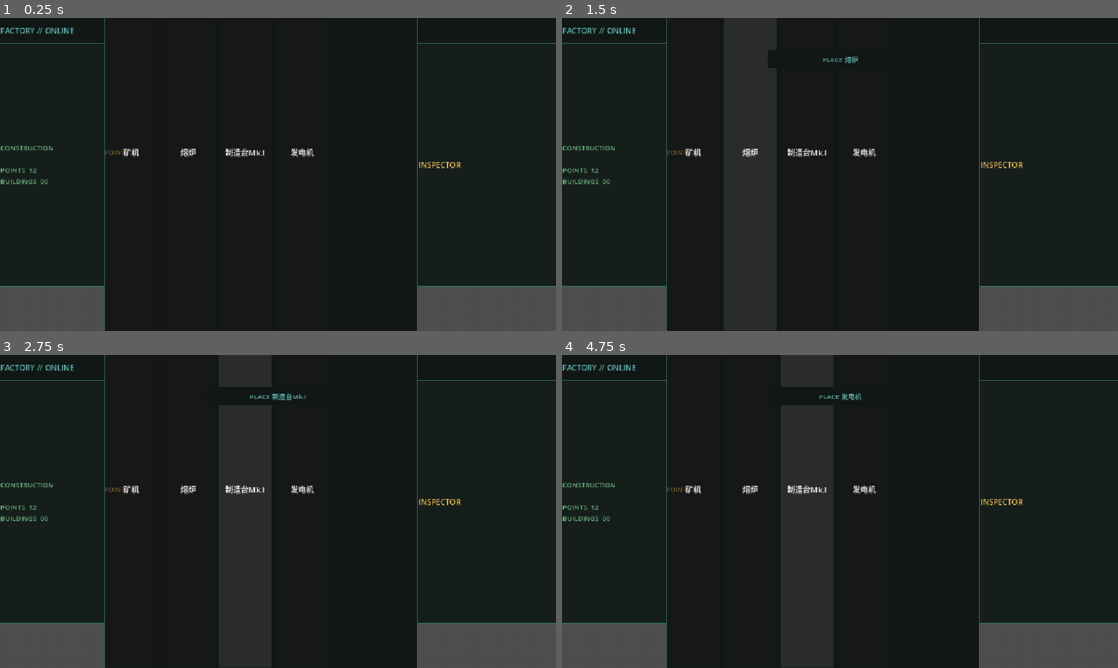
Above: before the commit, frames 1-4 (two rows, left to right).
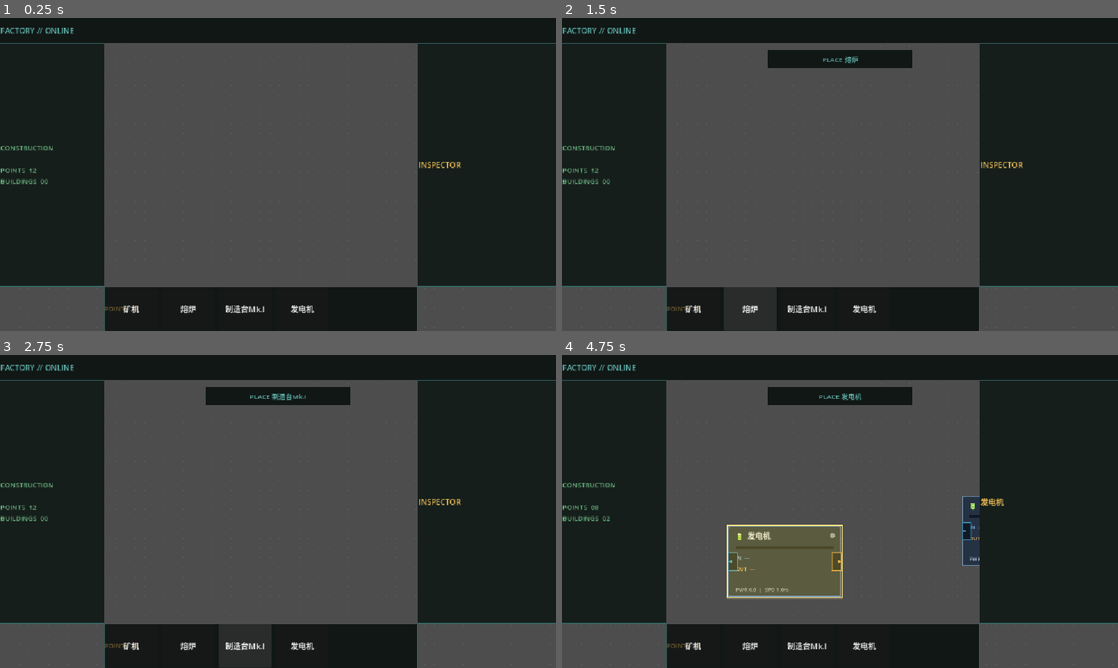
Above: after the commit, the same moments.

Repository: Vantex/cardFactory
Game: Godot game, scene res://scenes/main/Main.tscn
The game is run twice, just before and just after one commit, with the same random seed, the same clock (stepped at 60 frames per second) and the same inputs.
Inputs (mouse positions are in pixels of both pictures, inside the frame that each line leads up to):
- Up to frame 1 (0.25 s): no input
- Up to frame 2 (1.5 s): click "矿机" at 0.5 s; click "熔炉" at 1.25 s
- Up to frame 3 (2.75 s): click "制造台Mk.I" at 2 s
- Up to frame 4 (4.75 s): click "发电机" at 2.75 s; tap Enter at 3.5 s; move the mouse to (962, 495) at 3.52 s; hold W 3.53-4.25 s; tap Delete at 3.6 s; click (962, 495) at 3.67 s; tap Space at 3.77, 4.25 s; drag from (728, 527) to (812, 574) at 4.27 s

The runs differ from the first frame. In frame 1, 44% of the frame differs, in the area x 18-76%, y 0-95%; in frame 2, 43%; in frame 3, 43%; in frame 4, 43%.

Commit message:
fix: synchronize workspace selection clearing

Diff:
--- a/scenes/main/Main.gd
+++ b/scenes/main/Main.gd
@@ -5,6 +5,8 @@
 @onready var connection_renderer: Node2D = $ConnectionRenderer
 @onready var input_handler: Node2D = $InputHandler
 @onready var factory_workspace_ui: CanvasLayer = $FactoryWorkspaceUI
+
+var _synced_selected_building_id := ""
 
 func _ready() -> void:
 	var game_state := GameManager.get_game_state()
@@ -19,15 +21,24 @@
 	EventBus.placement_requested.connect(_on_placement_requested)
 	factory_workspace_ui.refresh_now()
 
+func _process(_delta: float) -> void:
+	var selected_building_id: String = input_handler.selected_building_id
+	if selected_building_id == _synced_selected_building_id:
+		return
+	_synced_selected_building_id = selected_building_id
+	factory_workspace_ui.set_selected_building(selected_building_id)
+
 func _on_card_placed(card_id: String, _position: Vector2) -> void:
 	if input_handler.get_mode_name() == "placing":
 		input_handler.selected_building_id = card_id
+		_synced_selected_building_id = card_id
 		factory_workspace_ui.set_selected_building(card_id)
 		return
 	factory_workspace_ui.refresh_now()
 
 func _on_card_selected(card_id: String) -> void:
 	input_handler.selected_building_id = card_id
+	_synced_selected_building_id = card_id
 	factory_workspace_ui.set_selected_building(card_id)
 
 func _on_card_removed(card_id: String) -> void:
@@ -35,6 +46,7 @@
 		factory_workspace_ui.refresh_now()
 		return
 	input_handler.selected_building_id = ""
+	_synced_selected_building_id = ""
 	input_handler.cancel_operation()
 	factory_workspace_ui.set_selected_building("")
 
--- a/scenes/ui/FactoryWorkspaceUI.gd
+++ b/scenes/ui/FactoryWorkspaceUI.gd
@@ -126,6 +126,7 @@
 	var dock := _create_panel("ConstructionDock", PANEL_DARK)
 	dock.anchor_left = 0.0
 	dock.anchor_right = 1.0
+	dock.anchor_top = 1.0
 	dock.anchor_bottom = 1.0
 	dock.offset_left = RESOURCE_RAIL_WIDTH
 	dock.offset_right = -INSPECTOR_WIDTH
--- a/scripts/test/TestFactoryWorkspace.gd
+++ b/scripts/test/TestFactoryWorkspace.gd
@@ -95,8 +95,11 @@
 	if main_scene == null:
 		return
 
+	var test_viewport := SubViewport.new()
+	test_viewport.size = Vector2i(1152, 648)
+	add_child(test_viewport)
 	var main := main_scene.instantiate()
-	add_child(main)
+	test_viewport.add_child(main)
 	await get_tree().process_frame
 
 	var world_camera := main.get_node_or_null("WorldCamera") as Camera2D
@@ -108,6 +111,16 @@
 	_expect(card_renderer != null and connection_renderer != null and input_handler != null and workspace != null, "main scene composes renderers, input, and workspace UI")
 	_expect(main.get_node_or_null("HUD") == null and main.get_node_or_null("BuildingPanel") == null, "main scene no longer mounts legacy UI")
 	_expect(GameManager.get_game_state().buildings.is_empty() and GameManager.get_game_state().connections.is_empty(), "main scene starts with an empty factory")
+	if workspace != null:
+		var top_bar := workspace.get_node("TopBar") as Control
+		var resource_rail := workspace.get_node("ResourceRail") as Control
+		var inspector_panel := workspace.get_node("InspectorPanel") as Control
+		var construction_dock := workspace.get_node("ConstructionDock") as Control
+		_expect(top_bar.get_global_rect() == Rect2(0, 0, 1152, 52), "top bar occupies the fixed workspace header")
+		_expect(resource_rail.get_global_rect() == Rect2(0, 52, 216, 504), "resource rail leaves header and dock unobstructed")
+		_expect(inspector_panel.get_global_rect() == Rect2(866, 52, 286, 504), "inspector leaves header and dock unobstructed")
+		_expect(construction_dock.get_global_rect() == Rect2(216, 556, 650, 92), "construction dock stays at the bottom of the workspace")
+		_expect(not workspace.call("is_pointer_over_ui", Vector2(500, 300)) and workspace.call("is_pointer_over_ui", Vector2(500, 600)), "workspace hit testing keeps the center interactive and the dock blocked")
 
 	if card_renderer != null and connection_renderer != null:
 		_expect(card_renderer.get("_game_state") == GameManager.get_game_state() and connection_renderer.get("_game_state") == GameManager.get_game_state(), "main injects the active game state into both renderers")
@@ -116,7 +129,8 @@
 		workspace.call("_on_building_pressed", "miner")
 		_expect(input_handler.call("get_mode_name") == "placing" and input_handler.get("placing_building_type") == "miner", "workspace placement requests enter real canvas placement mode")
 
-		input_handler.call("_place_card", Vector2(320, 180))
+		var placed_card_world_position: Vector2 = input_handler.call("_screen_to_world", Vector2(260, 120))
+		input_handler.call("_place_card", placed_card_world_position)
 		var placed_id: String = input_handler.get("selected_building_id")
 		_expect(not placed_id.is_empty() and GameManager.get_game_state().buildings.size() == 1, "real canvas placement adds and selects the requested card")
 		var resource_summary := workspace.get_node("ResourceRail/Summary") as Label
@@ -127,6 +141,19 @@
 		input_handler.set("selected_building_id", "")
 		EventBus.card_selected.emit(placed_id)
 		_expect(input_handler.get("selected_building_id") == placed_id and workspace.call("get_selected_building_type") == "miner", "card selection synchronizes input and workspace inspector")
+
+		input_handler.set("selected_building_id", "")
+		workspace.call("set_selected_building", "")
+		var canvas_transform := test_viewport.get_canvas_transform()
+		var card_screen_position: Vector2 = canvas_transform * (placed_card_world_position + Vector2(20, 20))
+		var blank_screen_position := Vector2(700, 300)
+		input_handler.call("_unhandled_input", _mouse_button_event(MOUSE_BUTTON_LEFT, true, card_screen_position))
+		_expect(input_handler.get("selected_building_id") == placed_id, "real card click selects input")
+		_expect(inspector_title.text == "矿机", "real card click synchronizes the workspace inspector")
+		input_handler.call("_unhandled_input", _mouse_button_event(MOUSE_BUTTON_LEFT, true, blank_screen_position))
+		await get_tree().process_frame
+		_expect(input_handler.get("selected_building_id") == "" and workspace.call("get_selected_building_type") == "" and inspector_title.text == "INSPECTOR", "real blank canvas click clears input and workspace inspector selection")
+
 		GameManager.get_game_state().remove_building(placed_id)
 		_expect(input_handler.get("selected_building_id") == "" and workspace.call("get_selected_building_type") == "", "removing the selected card clears input and inspector selection")
 
@@ -140,7 +167,7 @@
 		input_handler.call("_handle_key_press", speed_event)
 		_expect(GameManager.get_game_state().paused and is_equal_approx(GameManager.get_game_state().speed, 3.0), "workspace input controls write pause and speed to game state")
 
-	main.queue_free()
+	test_viewport.queue_free()
 	await get_tree().process_frame
 
 func _test_real_production_loop() -> void:
